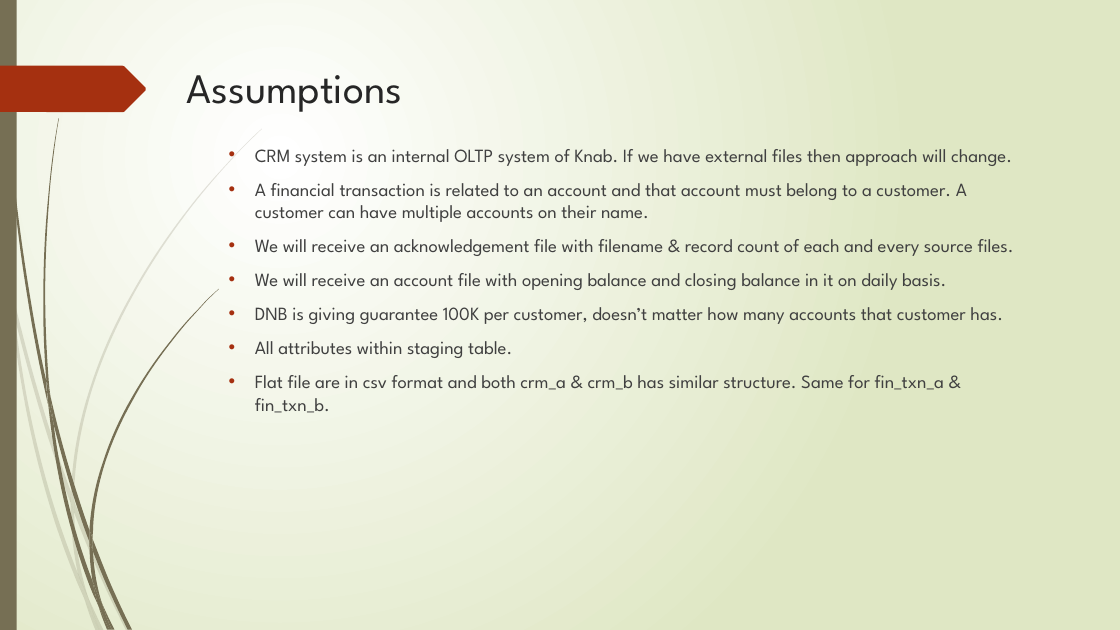
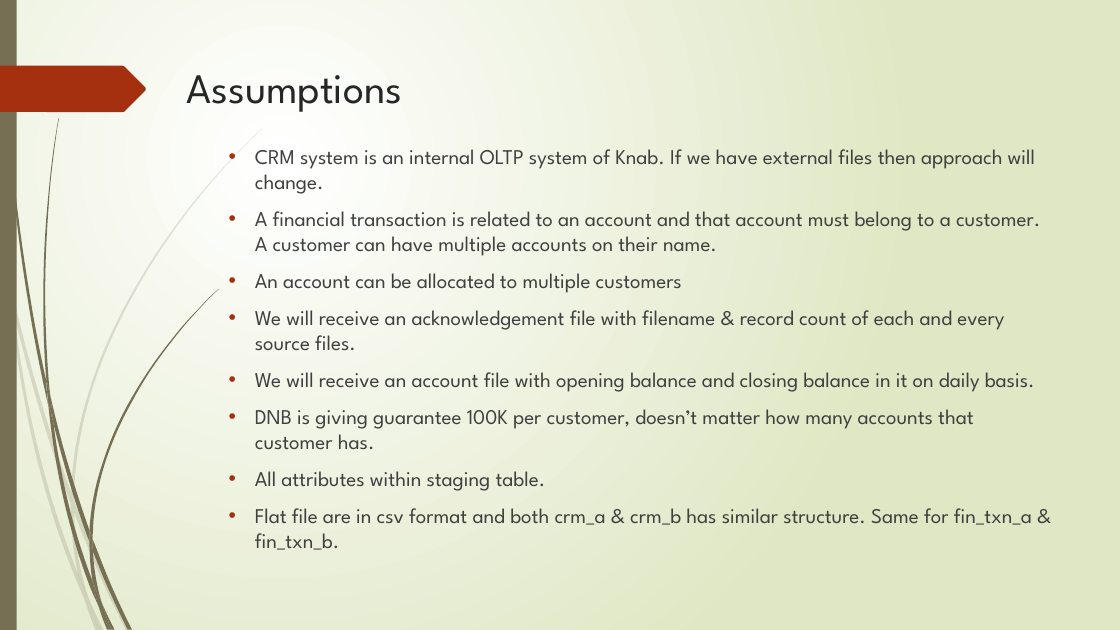
Before and after one commit to Kulamanipradhan0/knab_dwh_v2, a slide deck: slide 7 of KPradhan_Knab_DWH_Presentation.pptx. Drawn at 1120x630 pixels with LibreOffice and Linux fonts; fonts in the diff are those of the drawing. Boxes give left, top, right and bottom in pixels: in the first picture for what was removed or moved away, otherwise in the second. Text is boxed around its words. In the diff, an @@ line names an element or a change of style, - is before the commit and + after.

```diff
--- a/KPradhan_Knab_DWH_Presentation.pptx
+++ b/KPradhan_Knab_DWH_Presentation.pptx
@@ text at (255,149,1040,550): size 16 to 18 pt @@
@@ text at (255,273,682,293): paragraph added @@
+  • An account can be allocated to multiple customers
```
Also in this commit, not shown: 5 other slides changed, 1 slide added, 1 other file.
